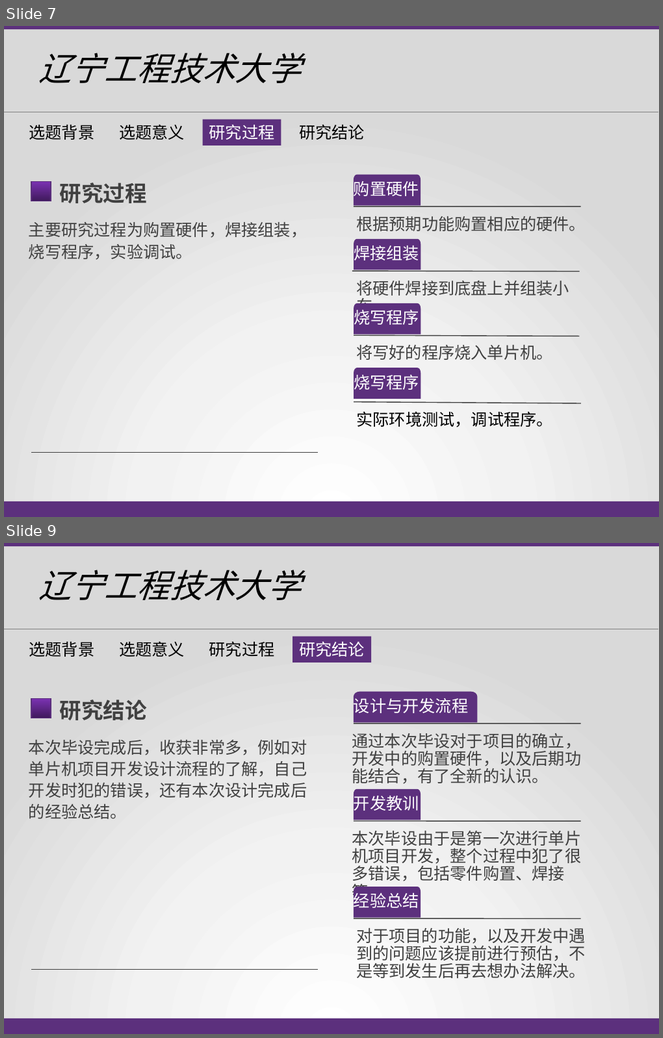
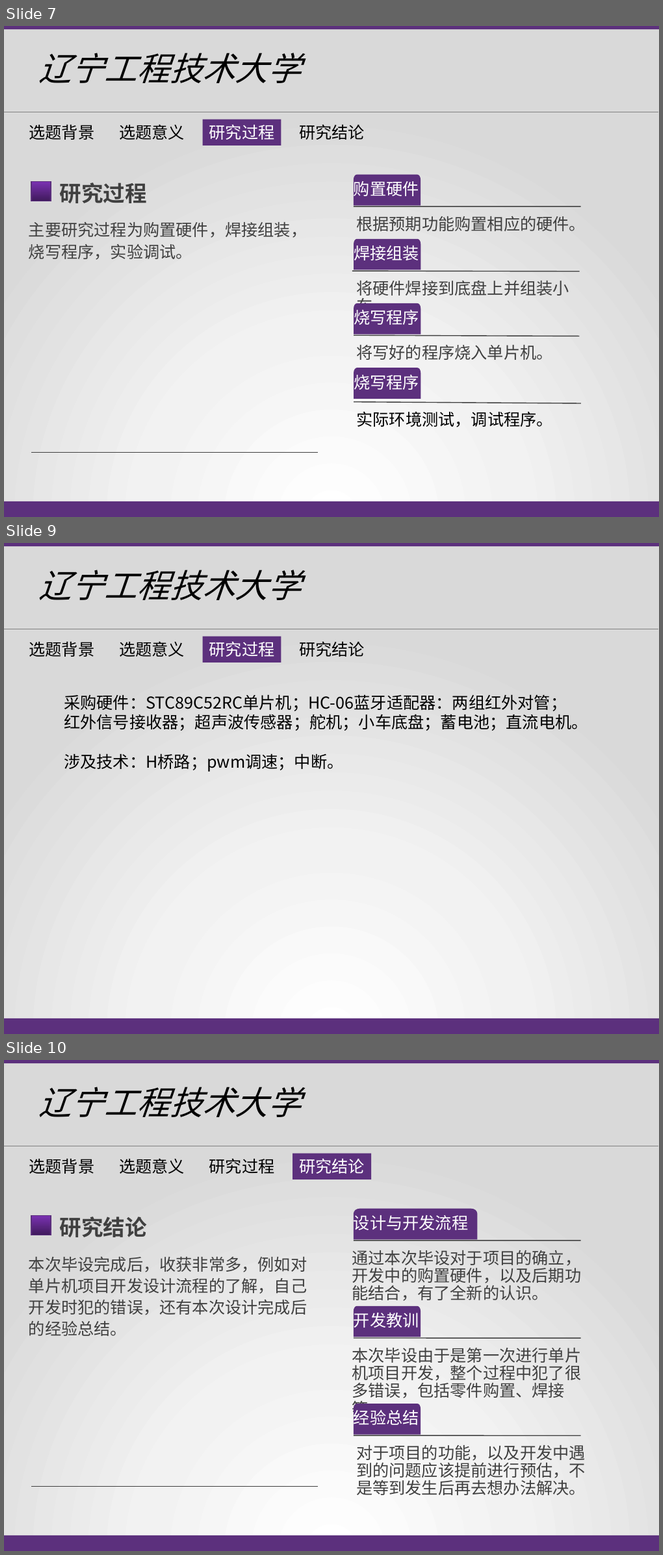
Before and after one commit to ziyinuo/Document, a slide deck: 1220030122徐梓译.pptx. Shown one above the other, each under a label of ours: slides 7 and 9 before the commit, slides 7, 9 and 10 after it; the slides between them are not shown. The pictures are 663x1038 and 663x1555 pixels, drawn with LibreOffice and Linux fonts; fonts in the diff are those of the drawing. Boxes give left, top, right and bottom in pixels: in the first picture for what was removed or moved away, otherwise in the second. Text is boxed around its words. In the diff, an @@ line names an element or a change of style, - is before the commit and + after.

```diff
--- a/1220030122徐梓译.pptx
+++ b/1220030122徐梓译.pptx
@@ slide 9 added at [4, 543, 659, 1034], background gradient #FFFFFF to #F2F2F2 to #D9D9D9 @@
@@ rectangle added at [4, 543, 659, 546], fill #5C307D @@
@@ text added at [38, 570, 300, 600], 36 pt, text #000000, italic @@
+辽宁工程技术大学
@@ line added from (4, 629) to (659, 629), #808080 0.5 pt @@
@@ rectangle added at [202, 637, 281, 663], fill #5C307D, 18 pt, text #FFFFFF @@
+研究过程
@@ text added at [29, 641, 95, 657], 18 pt, text #000000 @@
+选题背景
@@ text added at [119, 641, 185, 657], 18 pt, text #000000 @@
+选题意义
@@ text added at [299, 641, 365, 657], 18 pt, text #000000 @@
+研究结论
@@ text added at [64, 695, 588, 772], 18 pt, text #000000 @@
+采购硬件：STC89C52RC单片机；HC-06蓝牙适配器：两组红外对管；
+红外信号接收器；超声波传感器；舵机；小车底盘；蓄电池；直流电机。
+涉及技术：H桥路；pwm调速；中断。
@@ rectangle added at [4, 1019, 659, 1034], fill #5C307D @@
@@ what was slide 9 is now slide 10 @@
```
Also in this commit, not shown: 2 slides changed, 1 other file.
